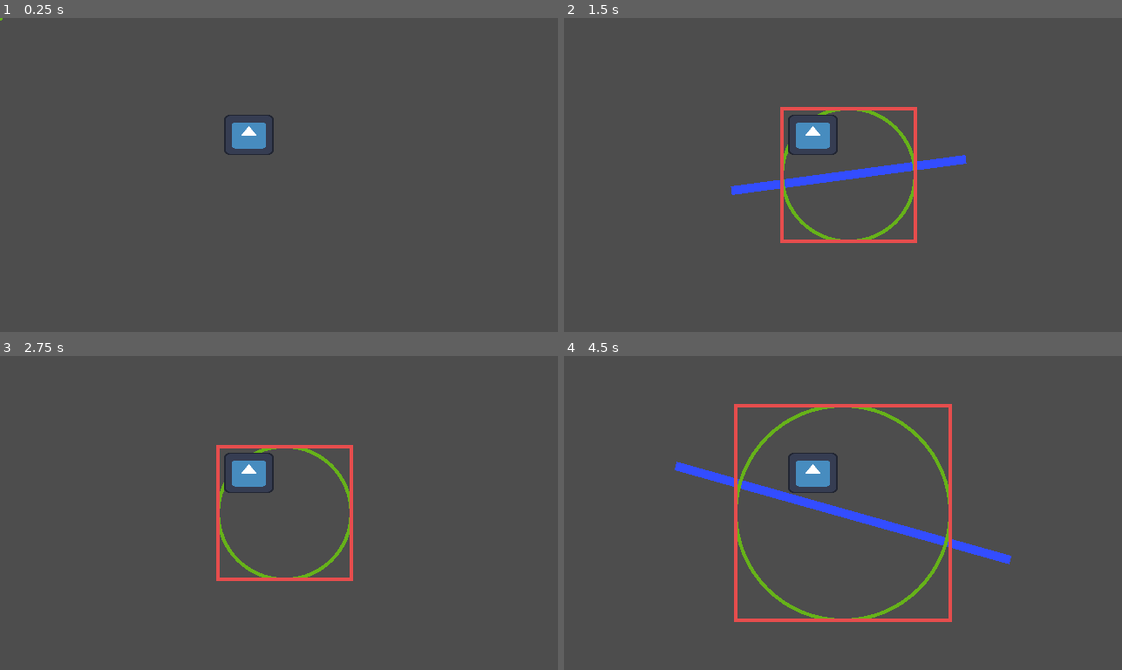
Above: before the commit, frames 1-4 (two rows, left to right).
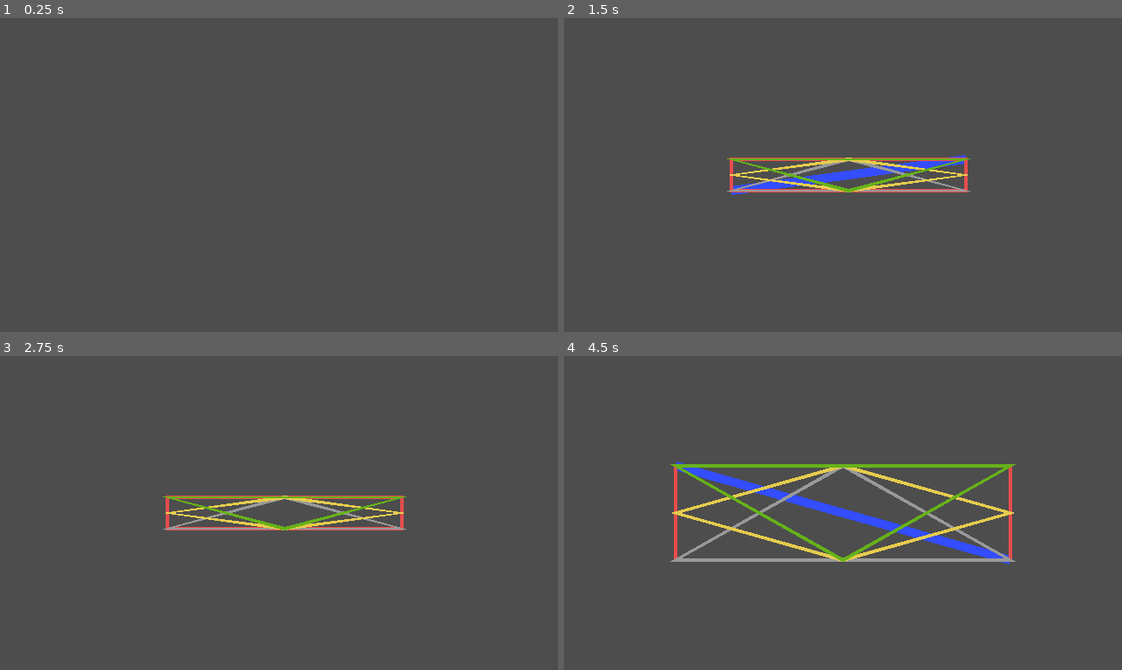
Above: after the commit, the same moments.

Repository: golopogus/overmine_testing
Game: Godot game, scene res://test_node.tscn
The game is run twice, just before and just after one commit, with the same random seed, the same clock (stepped at 60 frames per second) and the same inputs. This scene is started directly instead of the project's main scene. The engine's default icon, where the game draws it, is replaced by a stand-in: a white triangle on a blue panel in a dark square.
Inputs (mouse positions are in pixels of both pictures, inside the frame that each line leads up to):
- Up to frame 1 (0.25 s): no input
- Up to frame 2 (1.5 s): tap Enter at 0.5 s; move the mouse to (965, 159) at 0.52 s; press the mouse at (965, 159) at 0.53 s; hold Up (ui_up) 0.53-1.28 s; tap M (restart) at 1.25 s; move the mouse to (731, 190) at 1.27 s; release the mouse at (731, 190) at 1.28 s; tap A (add) at 1.35 s
- Up to frame 3 (2.75 s): click (167, 528) at 1.55 s; tap M (restart) at 2 s; move the mouse to (334, 443) at 2.02 s; press the mouse at (334, 443) at 2.03 s; hold Up (ui_up) from 2.03 s (still down)
- Up to frame 4 (4.5 s): tap M (restart) at 2.75, 3.5, 4.25 s; move the mouse to (815, 575) at 2.77 s; release the mouse at (815, 575) at 2.78 s; tap Middle mouse button (pan) at 2.85 s; click (815, 575) at 3.05 s; move the mouse to (1010, 560) at 3.52 s; release Up (ui_up) at 3.53 s; press the mouse at (1010, 560) at 3.53 s; right-click (1010, 560) at 3.6 s; move the mouse to (675, 465) at 4.27 s; release the mouse at (675, 465) at 4.28 s; tap R (rotate) at 4.35 s

The runs differ from the first frame. In frame 1, 0.6% of the frame differs, in the area x 0-50%, y 0-44%; in frame 2, 4.2%; in frame 3, 4.2%; in frame 4, 7.2%, in the area x 19-81%, y 15-85%.
Error before the commit: Invalid operands 'Nil' and 'Nil' in operator '-'. (res://test_node.gd:79)
Error after the commit: Invalid operands 'Nil' and 'Nil' in operator '-'. (res://test_node.gd:132)

Commit message:
shape recognition for square, circle, diamond and 2 triangles

Diff:
--- a/overmine/test_node.gd
+++ b/overmine/test_node.gd
@@ -10,17 +10,26 @@
 var radius = 1
 var circle_pos = Vector2()
 var square_pts = []
+var new_pts = []
+var triangle_pts = []
+var upside_down_triangle_pts = []
+var radius2 = 1
+var radius3 = 1
+var can_print = false
+var diamond_pts = []
 
 func _unhandled_input(_event: InputEvent) -> void:
 	if Input.is_action_pressed("left_click"):
 		if drawing == false:
 			list_of_pts = []
 			a = []
+
 			drawing = true
 
 	if Input.is_action_just_released("left_click"):
 
-		check(list_of_pts)
+		var updated_list = initialize_pts(list_of_pts)
+		check(updated_list)
 		test =[]
 
 		est_list = []
@@ -45,10 +54,54 @@
 func _draw() -> void:
 
 	draw_polyline(list_of_pts,Color(.2,.3,10),10)
-	draw_circle(circle_pos,radius,Color(.4,.7,.1),false,4)
+
 	draw_polyline(square_pts,Color(.9,.3,.3),4)
-
-
+	draw_polyline(triangle_pts,Color(.6,.6,.6),4)
+	draw_polyline(diamond_pts,Color(.9,.8,.3),4)
+	draw_polyline(upside_down_triangle_pts,Color(.4,.7,.1),4)
+	#draw_set_transform(Vector2(1,1),0,Vector2(0,0))
+
+	#draw_circle(circle_pos,radius,Color(.4,.7,.1),false,4)
+
+	#draw_polyline(new_pts,Color(.9,.8,.3),4)
+
+
+
+func initialize_pts(pts):
+	var dist = []
+
+	for i in len(pts):
+		if i == len(pts) - 1:
+			pass
+		else:
+			dist.append(calculate_dist(pts[i],pts[i+1]))
+
+	var min_dist = dist.min()
+
+	new_pts = []
+	for i in len(pts):
+		if i == len(pts) - 1:
+			new_pts.append(pts[i])
+		else:
+			new_pts.append(pts[i])
+			var current_dist = calculate_dist(pts[i],pts[i+1])
+			var num_cuts = floor(current_dist / min_dist) - 1.0
+			var dir = calculate_dir(pts[i],pts[i+1])
+			if num_cuts > 0:
+				for cut in num_cuts:
+
+					var new_pos = pts[i] + (cut + 1) * dir
+					new_pts.append(new_pos)
+
+	var new_dist = []
+	for i in len(new_pts):
+		if i == len(new_pts) - 1:
+			pass
+		else:
+			new_dist.append(calculate_dist(new_pts[i],new_pts[i+1]))
+
+
+	return new_pts
 
 
 
@@ -78,103 +131,365 @@
 
 	var x_len = x_max - x_min
 	var y_len = y_max - y_min
-	circle_pos = Vector2(x_min + x_len/2,y_min + y_len/2)
-	var avg = (x_len + y_len)/2
-
-	get_square_pts(x_min,x_max,y_min,y_max,avg)
-
-	radius = avg/2
-	check_circle_accuracy(pts)
+	circle_pos = Vector2(x_min + x_len/2.0,y_min + y_len/2.0)
+	var avg_len = (x_len + y_len)/2.0
+
+	get_square_pts(Vector2(x_len,y_len))
+	get_triangle_pts(Vector2(x_len,y_len))
+	get_diamond_pts(Vector2(x_len,y_len))
+	get_upside_down_triangle_pts(Vector2(x_len,y_len))
+
+	radius = avg_len/2.0
+
+	var circle_guess = check_circle_accuracy(pts)
+	var square_guess = check_square_accuracy(pts,avg_len)
+	var triangle_guess = check_triangle_accuracy(pts)
+	var diamond_guess = check_diamond_accuracy(pts)
+	var upside_down_triangle_guess = check_upside_down_triangle_accuracy(pts)
+	var shape_name
+	var answer
+	var total_guess = [triangle_guess,square_guess,circle_guess,diamond_guess,upside_down_triangle_guess]
+
+	if circle_guess == total_guess.min():
+		shape_name = 'circle'
+		answer = circle_guess
+	elif square_guess == total_guess.min():
+		shape_name = 'square'
+		answer = square_guess
+	elif triangle_guess == total_guess.min():
+		shape_name = 'triangle'
+		answer = triangle_guess
+	elif diamond_guess == total_guess.min():
+		shape_name = 'diamond'
+		answer = diamond_guess
+	elif upside_down_triangle_guess == total_guess.min():
+		shape_name = 'upside_down_triangle'
+		answer = upside_down_triangle_guess
+	#if circle_guess > square_guess:
+		#shape_name = 'circle'
+		#answer = circle_guess
+	#else:
+		#shape_name = 'square'
+		#answer = square_guess
+	print(total_guess)
+	print('My guess is ... a ' + shape_name + ' with an average ' + str(floor(answer)) + ' pixels off from perfect' )
 	queue_redraw()
 
 func check_circle_accuracy(pts):
-	var all_dist = []
+	#var all_dist = []
+	var count = 0
+	var total_percentage = 0
+	var total_distance = 0
+	var t = 0
+
 	for i in pts:
 		var dist_from_center = pow(pow(i.x - circle_pos.x,2) + pow(i.y - circle_pos.y,2),.5)
 		var dist = abs(dist_from_center - radius)
-		all_dist.append(dist)
-
-	print(all_dist)
-func get_square_pts(x_min,x_max,y_min,y_max,avg):
+		var actual_dist = dist_from_center - radius
+		#var percentage = radius / (dist+radius)
+		var percentage = dist/radius
+		total_distance += actual_dist
+		total_percentage += percentage
+		count += 1.0
+		t += dist
+
+	var average_dist = total_distance/count
+	var tt = t/count
+	var actual_area = PI * pow(average_dist + radius,2.0)
+	var area = PI * pow(radius,2.0)
+	var area_percentage = (1 - abs((actual_area - area) / area)) * 100.0
+	var ans = (1 - total_percentage/count) * 100.0
+	var answer = (area_percentage + ans)/2.0
+	#print('It is ' + str(ans) + '% a circle based on distance')
+	#print('It is ' + str(area_percentage) + '% a circle based on area')
+	#return ans
+	return tt
+
+	#print(ans)
+
+
+
+
+func get_square_pts(avg):
 	var center = circle_pos
-	var corner1 = center + Vector2(-1,-1) * avg/2
-	var corner2 = center + Vector2(1,-1) * avg/2
-	var corner3 = center + Vector2(-1,1) * avg/2
-	var corner4 = center + Vector2(1,1) * avg/2
+	var corner1 = center + Vector2(-1,-1) * avg/2.0
+	var corner2 = center + Vector2(1,-1) * avg/2.0
+	var corner3 = center + Vector2(-1,1) * avg/2.0
+	var corner4 = center + Vector2(1,1) * avg/2.0
 
 	square_pts = [corner1,corner2,corner4,corner3,corner1]
 
-#func check(pts):
-	#
-	#for i in len(pts):
-		#if i != 0:
-			#var exact_dir = (pts[i] - pts[i-1]).normalized()
-			#get_est_dir(exact_dir)
-	#
-	#guess_shape(est_list)
-			#
-#func get_est_dir(exact_dir):
-	#
-	#var x = floor(exact_dir.x / 0.5 + 0.5) * 0.5
-	#var y = floor(exact_dir.y / 0.5 + 0.5) * 0.5
-	#
-	#est_list.append(Vector2(x,y))
-	#guess_shape(est_list)
-	#
-#func guess_shape(list):
-#
-	#for i in 5:
-		#var posx = -1 + i * .5
-		#for j in 5:
-			#var posy = -1 + j * .5
-			#shape_dict[Vector2(posx,posy)] = {
-				#'value': 0
-			#}
-#
-		#
-	#for i in list:
-		#var all_dir = []
-		#for j in shape_dict:
-			#all_dir.append(j)
-		#all_dir.erase(i)
-		#reset_dir(all_dir)
-		#
-		#shape_dict[i]['value'] += 1
-		#
-	#
-	#for i in shape_dict:
-		#if shape_dict[i]['value'] > 3:
-			#for j in shape_dict[i]['value']:
-				#test.append(i)
-			#a.append(shape_dict[i]['value'])
-#
-	#calculate_new_shape(test)
-	#
-#func reset_dir(list):
-	#for i in list:
-		#if shape_dict[i]['value'] > 3:
-			#for j in shape_dict[i]['value']:
-				#test.append(i)
-			#a.append(shape_dict[i]['value'])
-		#shape_dict[i] = {
-		#'value': 0
-	#}
-#
-#func calculate_new_shape(list):
-	#
-	#var new_list = []
-	#var curr_pos = get_global_mouse_position()
-	#var pos = Vector2()
-#
-	#for i in len(list):
-		#pos += list[i] * 10
-		#new_list.append(pos + curr_pos)
-	#
-	#list_of_pts = new_list
-	##print(get_global_mouse_position())
-	##print(list_of_pts
-	#print(a)
-	#queue_redraw()
-			#
-		#
-		#
+func get_triangle_pts(avg):
+	var center = circle_pos
+	var corner1 = center + Vector2(-1,1) * avg/2.0
+	var corner2 = center + Vector2(1,1) * avg/2.0
+	var tip = center + Vector2.UP * avg/2.0
+
+
+	triangle_pts = [corner1,tip,corner2,corner1]
+
+func get_upside_down_triangle_pts(avg):
+	var center = circle_pos
+	var pt1 = center + Vector2(-1,-1) * avg/2.0
+	var pt2 = center + Vector2(1,-1) * avg/2.0
+	var pt3 = center + Vector2.DOWN * avg/2.0
+
+
+	upside_down_triangle_pts = [pt1,pt2,pt3,pt1]
+
+func get_diamond_pts(avg):
+	var center = circle_pos
+	var pt1 = center + Vector2.LEFT * avg/2.0
+	var pt2 = center + Vector2.UP * avg/2.0
+	var pt3 = center + Vector2.RIGHT * avg/2.0
+	var pt4 = center + Vector2.DOWN * avg/2.0
+
+	diamond_pts = [pt1,pt2,pt3,pt4,pt1]
+
+func check_triangle_accuracy(pts):
+	var rise = triangle_pts[1].y - triangle_pts[0].y
+	var run = triangle_pts[1].x - triangle_pts[0].x
+	var slope = rise/run
+
+	var line_dict = {}
+	line_dict['line1'] = {
+		'pts': [triangle_pts[0], triangle_pts[1]],
+		'slope': slope
+		}
+	line_dict['line2'] = {
+		'pts': [triangle_pts[1], triangle_pts[2]],
+		'slope': -slope
+		}
+	line_dict['line3'] = {
+		'pts': [triangle_pts[0], triangle_pts[2]],
+		'slope': 0
+		}
+
+	var total_dist = 0
+	var count = 0
+
+	for i in pts:
+		var dist = []
+		for line in line_dict:
+
+			dist.append(determine_if_perp(i,line_dict[line]['pts'][0],line_dict[line]['pts'][1],line_dict[line]['slope'],'triangle'))
+
+		total_dist += dist.min()
+		count += 1.0
+
+	var average_dist = total_dist/count
+	#print(average_dist)
+	return average_dist
+
+func check_upside_down_triangle_accuracy(pts):
+	var rise = upside_down_triangle_pts[0].y - upside_down_triangle_pts[2].y
+	var run = upside_down_triangle_pts[0].x - upside_down_triangle_pts[2].x
+	print(rise)
+	print(run)
+	var slope = rise/run
+
+	var line_dict = {}
+	line_dict['line1'] = {
+		'pts': [upside_down_triangle_pts[0], upside_down_triangle_pts[2]],
+		'slope': slope
+		}
+	line_dict['line2'] = {
+		'pts': [upside_down_triangle_pts[2], upside_down_triangle_pts[1]],
+		'slope': -slope
+		}
+	line_dict['line3'] = {
+		'pts': [upside_down_triangle_pts[0], upside_down_triangle_pts[1]],
+		'slope': 0
+		}
+
+	var total_dist = 0
+	var count = 0
+	can_print = true
+	for i in pts:
+		var dist = []
+		for line in line_dict:
+
+			dist.append(determine_if_perp(i,line_dict[line]['pts'][0],line_dict[line]['pts'][1],line_dict[line]['slope'],'upside_down_triangle'))
+		can_print = false
+		total_dist += dist.min()
+		count += 1.0
+
+	var average_dist = total_dist/count
+	#print(average_dist)
+	return average_dist
+
+func check_diamond_accuracy(pts):
+	var rise1 = diamond_pts[1].y - diamond_pts[0].y
+	var run1 = diamond_pts[1].x - diamond_pts[0].x
+	var slope1 = rise1/run1
+
+	var rise2 = diamond_pts[2].y - diamond_pts[1].y
+	var run2 = diamond_pts[2].x - diamond_pts[1].x
+	var slope2 = rise2/run2
+
+	var line_dict = {}
+	line_dict['line1'] = {
+		'pts': [diamond_pts[0], diamond_pts[1]],
+		'slope': slope1
+		}
+	line_dict['line2'] = {
+		'pts': [diamond_pts[3], diamond_pts[2]],
+		'slope': slope1
+		}
+	line_dict['line3'] = {
+		'pts': [diamond_pts[1], diamond_pts[2]],
+		'slope': slope2
+		}
+	line_dict['line4'] = {
+		'pts': [diamond_pts[0], diamond_pts[3]],
+		'slope': slope2
+		}
+
+	var total_dist = 0
+	var count = 0
+
+	for i in pts:
+		var dist = []
+		for line in line_dict:
+			dist.append(determine_if_perp(i,line_dict[line]['pts'][0],line_dict[line]['pts'][1],line_dict[line]['slope'],'diamond'))
+		total_dist += dist.min()
+		count += 1.0
+
+	var average_dist = total_dist/count
+	#print(average_dist)
+	return average_dist
+
+func determine_if_perp(pos,p1,p2,slope,shape):
+
+		var x_int
+		var y_int
+		var min_dist
+
+		if slope == 0:
+			y_int = p1.y
+			x_int = pos.x
+		else:
+			var slope1 = slope
+			var b1 = p1.y - slope1 * p1.x
+			var slope2 = -1.0/slope
+			#var b2 = pos.y + 1/slope * pos.x
+			var b2 = pos.y - slope2 * pos.x
+			x_int = ((b2-b1) * slope1)/(1.0+pow(slope1,2))
+			y_int = slope2 * x_int + b2
+			if can_print == true:
+				print('slope: ' + str(slope) + ', int: (' + str(x_int) + ',' + str(y_int) + ')')
+				print('p1: ' + str(p1) + ',' + str(p2))
+				print('pos: ' + str(pos))
+				print('y=' + str(slope) + 'x+' + str(b1))
+				print('y=-1/' + str(slope) + 'x+' + str(b2))
+
+
+		if x_int > p1.x and x_int < p2.x:
+			min_dist = calculate_dist(pos,Vector2(x_int,y_int))
+
+		else:
+
+			min_dist = handle_corners(pos,shape)
+
+		return min_dist
+
+func handle_corners(pos,shape):
+	var dist = []
+	if shape == 'triangle':
+		for i in triangle_pts:
+			dist.append(calculate_dist(pos,i))
+
+	if shape == 'diamond':
+		for i in diamond_pts:
+			dist.append(calculate_dist(pos,i))
+
+
+	if shape == 'upside_down_triangle':
+		for i in upside_down_triangle_pts:
+			dist.append(calculate_dist(pos,i))
+	return dist.min()
+
+
+
+
+
+func check_square_accuracy(pts,avg_len):
+	var c1 = square_pts[0]
+	var c2 = square_pts[1]
+	var c3 = square_pts[3]
+	var c4 = square_pts[2]
+	var dist
+	var count = 0
+	var total_percentage = 0
+	var total_dist = 0
+	var real_dist
+	var t = 0
+	for i in pts:
+		if i.x < c1.x:
+			if i.y > c4.y:
+				dist = calculate_dist(i,c4)
+				real_dist = dist
+			elif i.y < c1.y:
+				dist = calculate_dist(i,c1)
+				real_dist = dist
+			else:
+				dist = abs(i.x-c1.x)
+				real_dist = dist
+
+		elif i.x > c2.x:
+			if i.y > c3.y:
+				dist = calculate_dist(i,c3)
+				real_dist = dist
+			elif i.y < c2.y:
+				dist = calculate_dist(i,c2)
+				real_dist = dist
+			else:
+				dist = abs(i.x-c2.x)
+				real_dist = dist
+
+		elif i.y < c1.y:
+			dist = abs(i.y - c1.y)
+			real_dist = dist
+
+		elif i.y > c3.y:
+			dist = abs(i.y - c3.y)
+			real_dist = dist
+
+
+		else:
+			var min1 = (i.x - c1.x)
+			var min2 =  (c2.x - i.x)
+			var min3 = (i.y - c1.y)
+			var min4 = (c3.y - i.y)
+			dist = min(min1,min2,min3,min4)
+			real_dist = -dist
+
+		total_dist += real_dist
+		var percentage = dist/(avg_len/2.0)
+		total_percentage += percentage
+		count += 1.0
+		t += dist
+
+	var tt = t/count
+	var average_dist = total_dist/count
+	var actual_area = pow((average_dist + avg_len/2.0) * 2.0,2.0)
+	var area = pow(avg_len,2.0)
+	var percentage_area = (1 - abs((actual_area - area) / area)) * 100.0
+	var average_percentage = (1 - total_percentage/count) * 100.0
+	#print('It is ' + str(average_percentage) + '% a square based on distance')
+	#print('It is ' + str(percentage_area) + '% a square based on area')
+	var answer = (percentage_area + average_percentage)/2.0
+	#return average_percentage
+	return tt
+
+
+
+
+
+func calculate_dist(v1,v2):
+	var dist_from_center = pow(pow(v1.x - v2.x,2) + pow(v1.y - v2.y,2),.5)
+	return dist_from_center
+
+func calculate_dir(v1,v2):
+	var dir = (v2 - v1).normalized()
+	return dir
--- a/overmine/test_node.tscn
+++ b/overmine/test_node.tscn
@@ -1,12 +1,6 @@
-[gd_scene load_steps=3 format=3 uid="uid://d1q3w7y0l7umj"]
+[gd_scene load_steps=2 format=3 uid="uid://d1q3w7y0l7umj"]
 
 [ext_resource type="Script" uid="uid://mwvbbbo42gvr" path="res://test_node.gd" id="1_6uery"]
-[ext_resource type="Texture2D" uid="uid://dy3f53qvlgyy8" path="res://icon.svg" id="2_rf3gj"]
 
 [node name="test_node" type="Node2D"]
 script = ExtResource("1_6uery")
-
-[node name="Sprite2D" type="Sprite2D" parent="."]
-position = Vector2(285.5, 134)
-scale = Vector2(0.4453125, 0.359375)
-texture = ExtResource("2_rf3gj")
